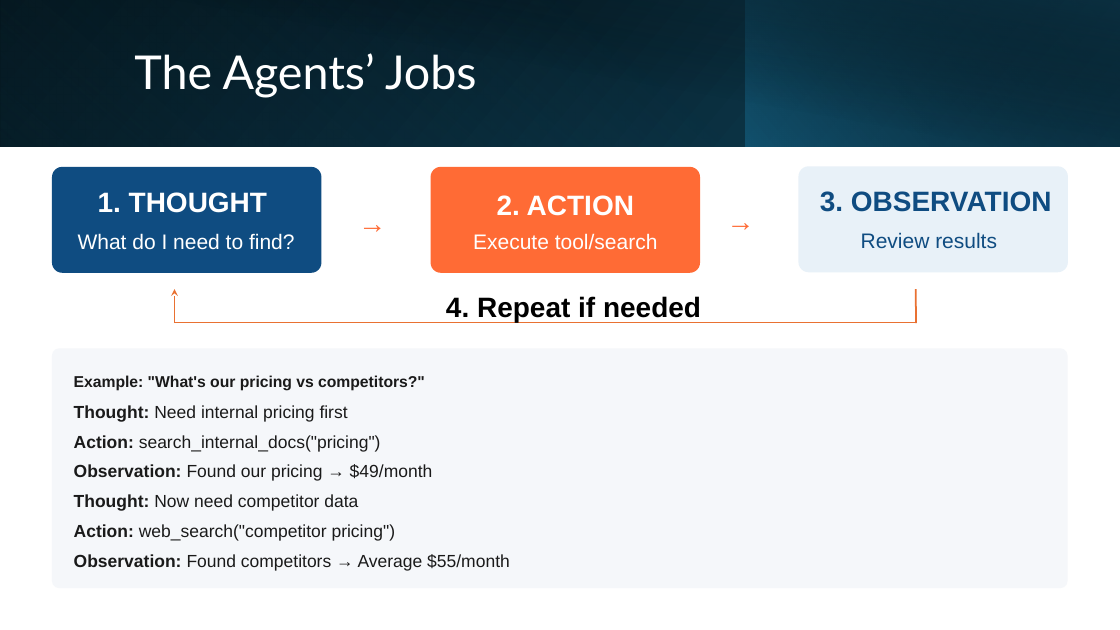
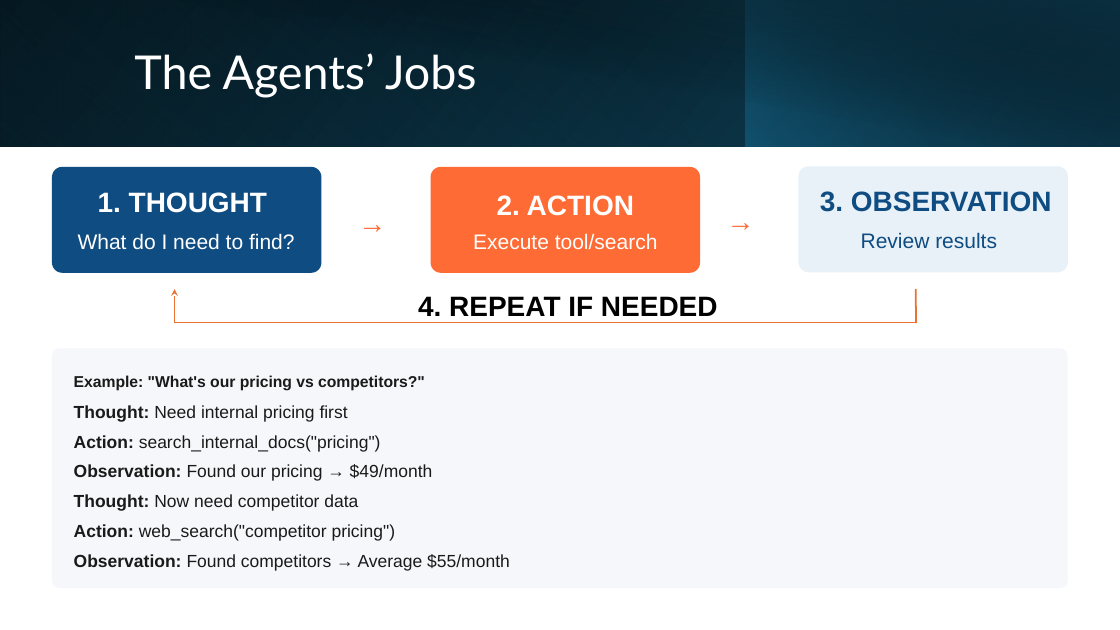
Before and after one commit to DivyaPrakash04/Support-ticket-AI-agent-framework-microsoft-dev-day-Jan2026, a slide deck: slide 7 of labs/assets/AgenticRAG.pptx. Drawn at 1120x630 pixels with LibreOffice and Linux fonts; fonts in the diff are those of the drawing. Boxes give left, top, right and bottom in pixels: in the first picture for what was removed or moved away, otherwise in the second. Text is boxed around its words. In the diff, an @@ line names an element or a change of style, - is before the commit and + after.

```diff
--- a/labs/assets/AgenticRAG.pptx
+++ b/labs/assets/AgenticRAG.pptx
@@ text at [418,296,718,316]: text changed @@
-4. Repeat if needed
+4. REPEAT IF NEEDED
```
Also in this commit, not shown: 4 other slides changed, 1 other file.
